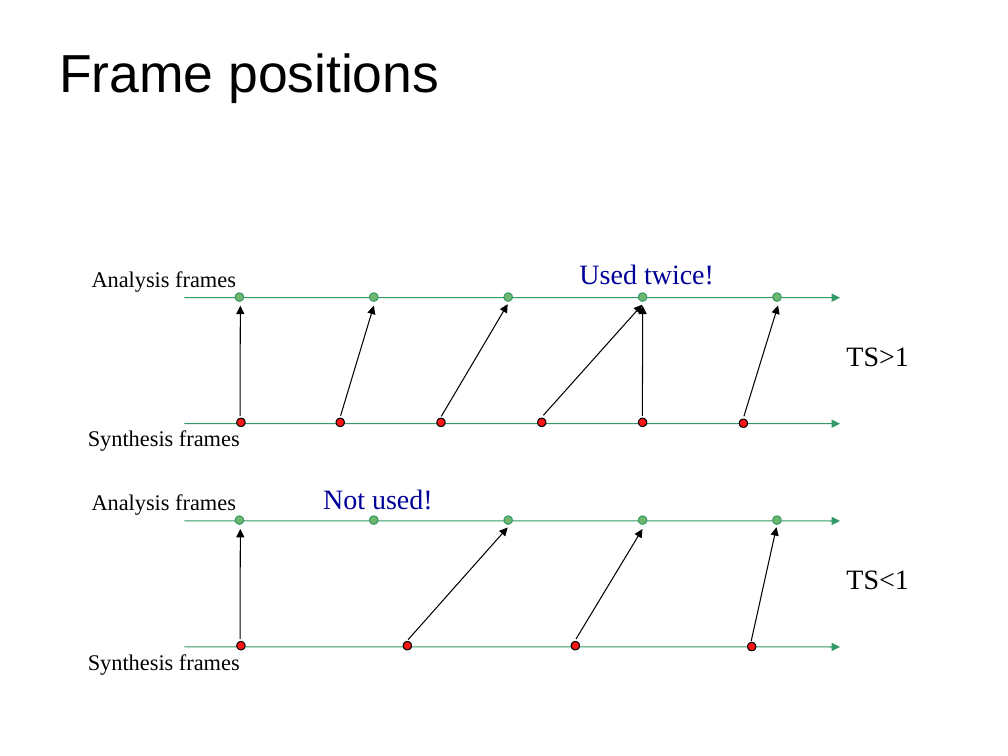
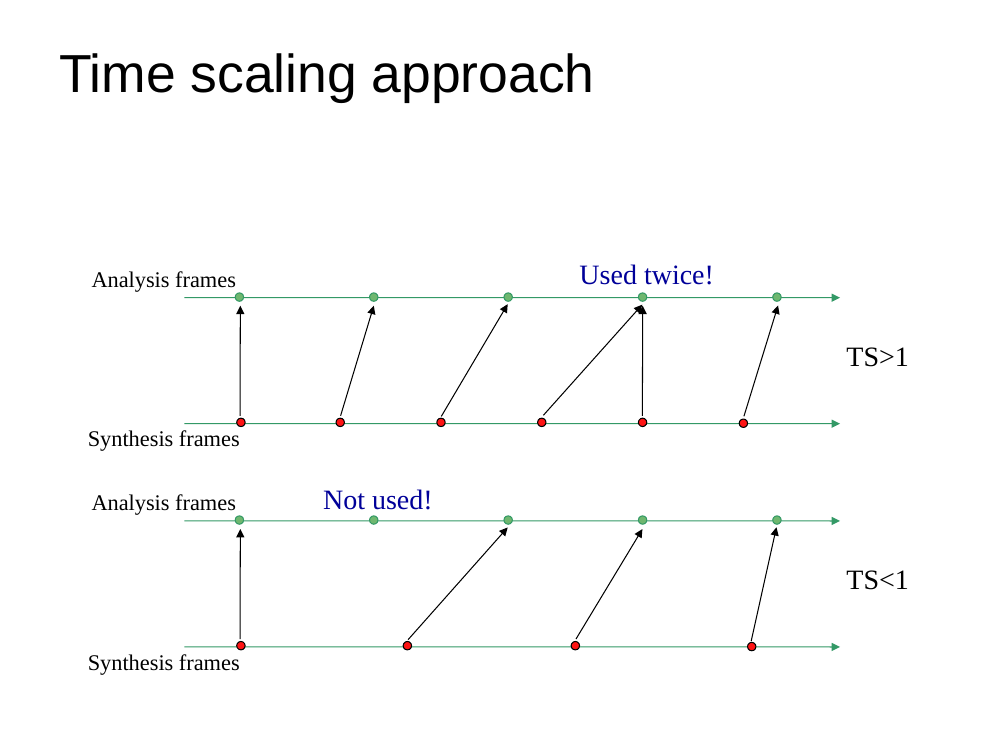
Before and after one commit to MTG/sms-tools, a slide deck: slide 14 of teaching-material/lectures/lect8-Sound-transformations/8-Sound-transformations.odp (slide 16 before the commit). Drawn at 1008x756 pixels with LibreOffice and Linux fonts; fonts in the diff are those of the drawing. Boxes give left, top, right and bottom in pixels: in the first picture for what was removed or moved away, otherwise in the second. Text is boxed around its words. In the diff, an @@ line names an element or a change of style, - is before the commit and + after.

```diff
--- a/teaching-material/lectures/lect8-Sound-transformations/8-Sound-transformations.odp
+++ b/teaching-material/lectures/lect8-Sound-transformations/8-Sound-transformations.odp
@@ title at (59, 53, 595, 102): text changed @@
-Frame positions
+Time scaling approach
```
Also in this commit, not shown: 8 other slides changed, 2 slides removed.
